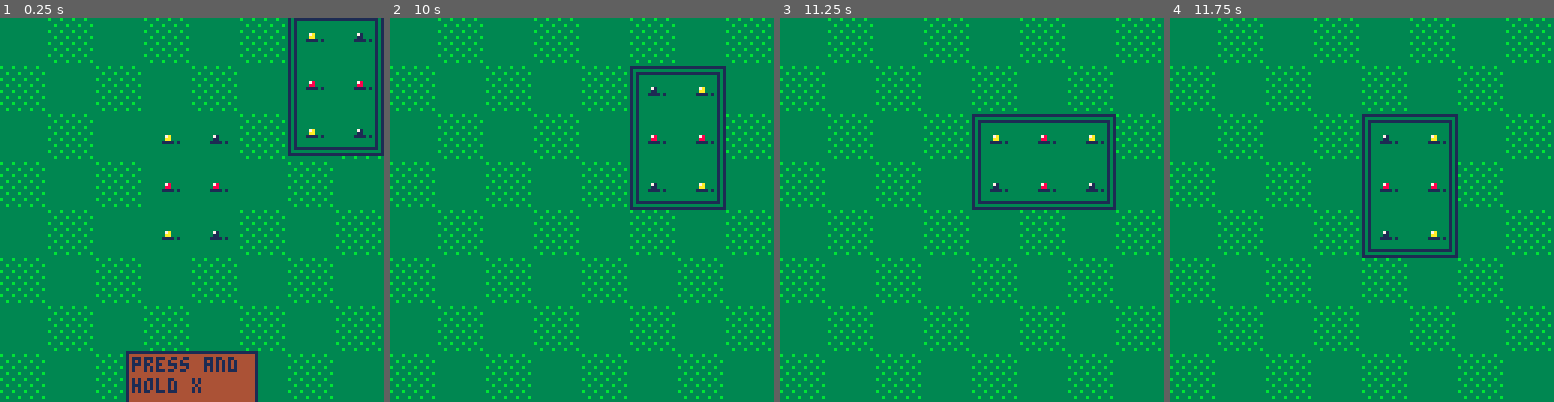
Above: before the commit, frames 1-4 (left to right).
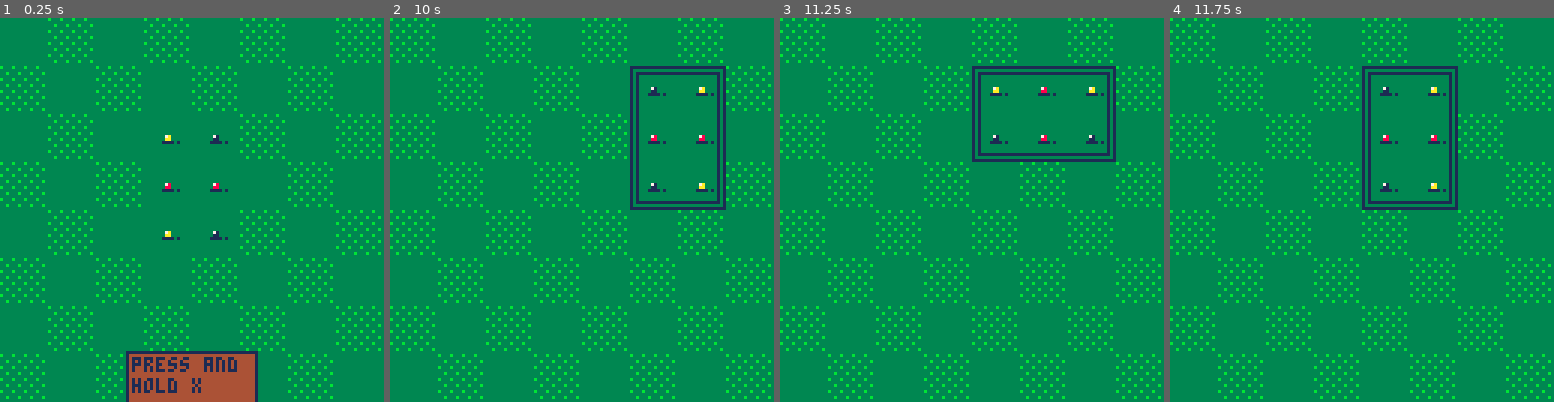
Above: after the commit, the same moments.

Repository: shen-sat/orchard
Game: PICO-8 cartridge game.p8
Same seed, same stepped clock (60 frames per second), same inputs: the game is played once before the commit and once after it.
Inputs:
- Up to frame 1 (0.25 s): no input
- Up to frame 2 (10 s): tap X (X key) at 0.33, 1.07, 1.85, 2.97, 4.08, 5.2, 6.32, 7.43, 8.55, 9.67 s; tap O (Z key) at 0.7, 1.7, 2.1, 2.5, 2.9, 3.3, 3.7, 4.1, 4.5, 4.9, 5.3, 5.7, 6.1, 6.5, 6.9, 7.3, 7.7, 8.1, 8.5, 8.9, 9.3, 9.7 s; hold Right 1.6-2.1 s; hold Up 2.15-2.42 s; hold Right 2.47-3.03 s; hold Left 3.08-3.58 s; hold Down 3.63-3.97 s; hold Right 4.02-4.68 s; hold Up 4.73-5.03 s; hold Left 5.08-5.68 s; hold Down 5.73-6.03 s; hold Right 6.08-6.58 s; hold Right 6.63-7.13 s; hold Up 7.18-7.45 s; hold Right 7.5-8.07 s; hold Left 8.12-8.62 s; hold Down 8.67-9 s; hold Right 9.05-9.72 s; hold Up from 9.77 s (still down)
- Up to frame 3 (11.25 s): release Up at 10.07 s; tap O (Z key) at 10.1, 10.5, 10.9 s; hold Left 10.12-10.72 s; hold Down 10.77-11.07 s; tap X (X key) at 10.78 s; hold Right from 11.12 s (still down)
- Up to frame 4 (11.75 s): tap O (Z key) at 11.3, 11.7 s; release Right at 11.62 s

The runs differ from the first frame. In frame 1, 2.4% of the frame differs, in the area x 75-100%, y 0-36%; in frame 2, 11%; in frame 3, 14%, in the area x 0-100%, y 0-100%; in frame 4, 14%.

Commit message:
Skip update if notice board or pause screen showing

Diff:
--- a/game.p8
+++ b/game.p8
@@ -29,50 +29,14 @@
   #include z_button.lua
   #include x_button.lua
   #include pause_screen.lua
-
-  -- you have to refactor this relative to cam so that end of game you can see it
-  notice_board = {
-    x0 = function(self)
-      return cam.x0 + (64 - 22)
-    end,
-    y0 = function(self)
-      return cam.y0 + (128 - 17)
-    end,
-    width = 22 * 2,
-    height = 17,
-    inner_col = 4,
-    outer_col = 1,
-    x1 = function(self)
-      return calculate_x1(self:x0(),self.width)
-    end,
-    y1 = function(self)
-      return calculate_y1(self:y0(),self.height)
-    end,
-    show = true,
-    end_text = {'press x to','continue'},
-    text = {'press and','hold x'},
-    update = function(self)
-      self.text = self.end_text
-      if not self.show then self.show = true end
-    end,
-    draw = function(self)
-      if not self.show then return end
-
-      rectfill(self:x0(),self:y0(),self:x1(),self:y1(),self.inner_col)
-      rect(self:x0(),self:y0(),self:x1(),self:y1(),self.outer_col)
-      line(self:x0() + 1,self:y1(),self:x1() - 1,self:y1(),self.inner_col)
-      local counter = 0
-      for line in all(self.text) do
-        print(line,self:x0() + 2,self:y0() + 2 + counter,self.outer_col)
-        counter += 7
-      end
-    end
-  }
+  #include notice_board.lua
+
   selected_card:place_starting_card()
 end
 
 function game_update()
   pause_screen:update()
+  if is_notice_board_or_pause_screen_showing() then return end
   z_button:update()
   selected_card:update()
   blink:update()
--- /dev/null
+++ b/notice_board.lua
@@ -0,0 +1,37 @@
+notice_board = {
+  x0 = function(self)
+    return cam.x0 + (64 - 22)
+  end,
+  y0 = function(self)
+    return cam.y0 + (128 - 17)
+  end,
+  width = 22 * 2,
+  height = 17,
+  inner_col = 4,
+  outer_col = 1,
+  x1 = function(self)
+    return calculate_x1(self:x0(),self.width)
+  end,
+  y1 = function(self)
+    return calculate_y1(self:y0(),self.height)
+  end,
+  show = true,
+  end_text = {'press x to','continue'},
+  text = {'press and','hold x'},
+  update = function(self)
+    self.text = self.end_text
+    if not self.show then self.show = true end
+  end,
+  draw = function(self)
+    if not self.show then return end
+
+    rectfill(self:x0(),self:y0(),self:x1(),self:y1(),self.inner_col)
+    rect(self:x0(),self:y0(),self:x1(),self:y1(),self.outer_col)
+    line(self:x0() + 1,self:y1(),self:x1() - 1,self:y1(),self.inner_col)
+    local counter = 0
+    for line in all(self.text) do
+      print(line,self:x0() + 2,self:y0() + 2 + counter,self.outer_col)
+      counter += 7
+    end
+  end
+}
--- a/shared_functions.lua
+++ b/shared_functions.lua
@@ -72,3 +72,7 @@
 function is_game_over()
   return deck:count() < 1
 end
+
+function is_notice_board_or_pause_screen_showing()
+  return (notice_board.show or pause_screen.show)
+end
Not shown, changed: TODO.txt
